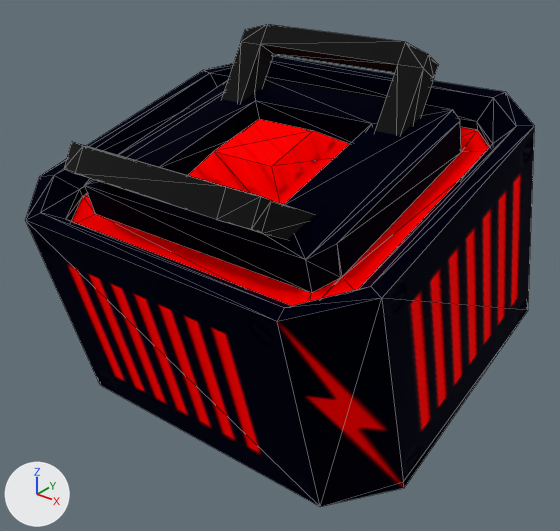
The glTF model models/cyber-temple-matrix/robot_battery.glb as it was, and as the next commit left it.
Both versions are drawn from a camera (50 mm lens) standing at (1.329, -2.333, 2.223) and looking at (-0.01, -0.659, 1.185). Arrows for +X, +Y and +Z are at lower left; the lights stay in place. Mesh edges are drawn as thin lines. Objects named as collision shapes, trigger or cutter boxes, shadow casters or lower levels of detail are left out.

The older version as bpy lines, for what is in view:
```python
mat_default = bpy.data.materials.new('default')
mat_default.use_nodes = True; mat_default.node_tree.nodes.clear()
_N = mat_default.node_tree.nodes; _L = mat_default.node_tree.links
n0 = _N.new('ShaderNodeBsdfPrincipled'); n0.name = 'Principled BSDF'
n0.inputs[1].default_value = 1.0  # 'Metallic'
n0.inputs[2].default_value = 1.0  # 'Roughness'
n0.inputs[28].default_value = 1.0  # 'Emission Strength'
n1 = _N.new('ShaderNodeOutputMaterial'); n1.name = 'Material Output'
n2 = _N.new('ShaderNodeTexImage'); n2.name = 'Image Texture'
n2.image = img_blobhttps__sandbox_image
n3 = _N.new('ShaderNodeTexImage'); n3.name = 'Image Texture.001'
n3.image = img_blobhttps__sandbox_image_001
n4 = _N.new('ShaderNodeNormalMap'); n4.name = 'Normal Map'
n4.uv_map = 'UVMap'
n5 = _N.new('ShaderNodeTexImage'); n5.name = 'Image Texture.002'
n5.image = img_blobhttps__sandbox_image_002
_L.new(n0.outputs[0], n1.inputs[0])  # 'BSDF' to 'Surface'
_L.new(n2.outputs[0], n0.inputs[27])  # 'Color' to 'Emission Color'
_L.new(n3.outputs[0], n0.inputs[0])  # 'Color' to 'Base Color'
_L.new(n4.outputs[0], n0.inputs[5])  # 'Normal' to 'Normal'
_L.new(n5.outputs[0], n4.inputs[1])  # 'Color' to 'Color'
me_mesh_1_001 = bpy.data.meshes.new('Mesh_1.001')
me_mesh_1_001.from_pydata(...)  # 119 vertices, 226 faces; spans x -0.627..0.588, y -1.218..0.021, z 0.752..1.839
me_mesh_1_001.materials.append(mat_default)
ob_bettery_001 = bpy.data.objects.new('bettery.001', me_mesh_1_001)
ob_bettery_001.location = (0.0, 0.0, 0.0)
```
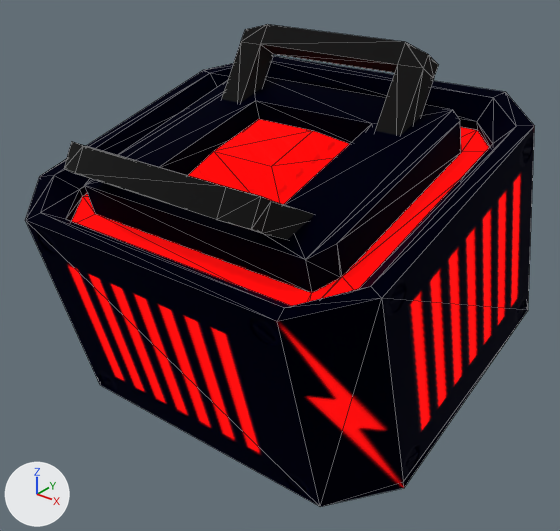
Pixel boxes (x1, y1, x2, y2) of what changed, in the pictures (560 x 531 px):
```json
{"object": "bettery.001", "change": "surface changed", "before": [65, 119, 524, 489], "after": [65, 119, 524, 489]}
```

Scene script edits in JSON lines:
```json
{"op": "add", "block": "img_default__emissive__image", "code": ["img_default__emissive__image = load_image('default (Emissive) image', '_unpacked/default__Emissive__image', 512, 512, 'sRGB')"]}
{"block": "mat_default", "where": "n2 = _N.new('ShaderNodeTexImage'); n2.name = 'Image Texture'"}
{"op": "set", "path": "n2.image", "old": "img_blobhttps__sandbox_image", "new": "img_default__emissive__image"}
```
